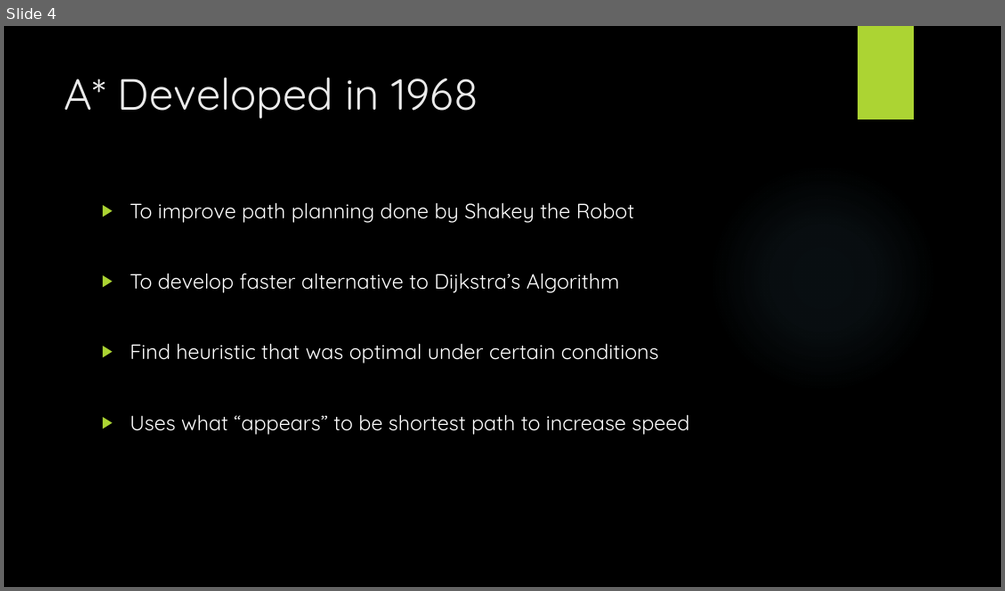
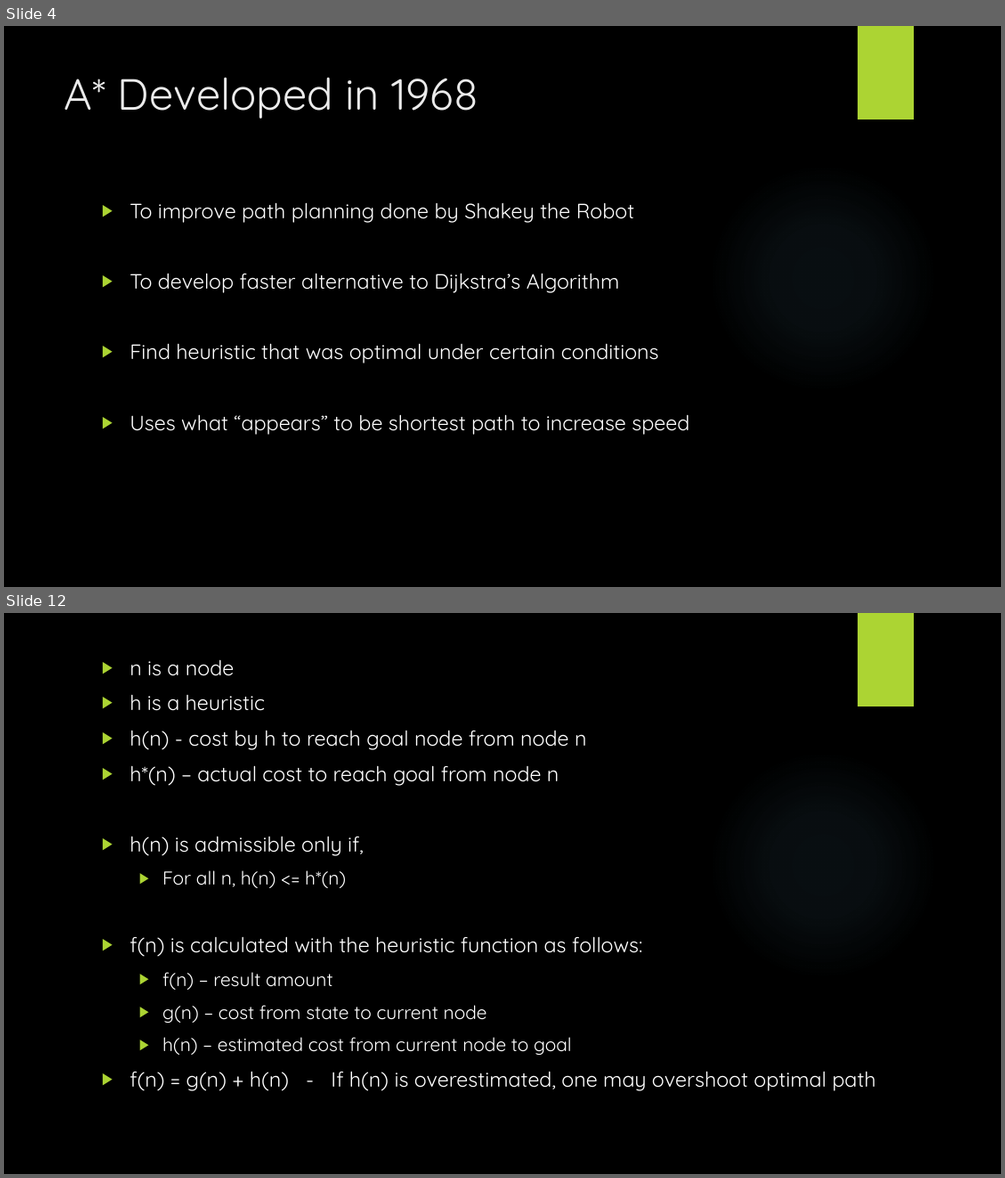
Before and after one commit to StevenPG/GraphTheoryProject2016, a slide deck: Documents/GraphTheoryPresentation.pptx. Shown one above the other, each under a label of ours: slide 4 before the commit, slides 4 and 12 after it; the slides between them are not shown. The pictures are 1005x591 and 1005x1178 pixels, drawn with LibreOffice and Linux fonts; fonts in the diff are those of the drawing; background and template pictures are left out. Boxes give left, top, right and bottom in pixels: in the first picture for what was removed or moved away, otherwise in the second. Text is boxed around its words. In the diff, an @@ line names an element or a change of style, - is before the commit and + after.

```diff
--- a/Documents/GraphTheoryPresentation.pptx
+++ b/Documents/GraphTheoryPresentation.pptx
@@ slide 12 added at box(4, 613, 1001, 1174), background picture (left out); not listed: 2 template elements that a slide beside it also shows @@
@@ text added at box(129, 660, 875, 1091), 20 pt, text #FFFFFF @@
+▶ n is a node
+▶ h is a heuristic
+▶ h(n) - cost by h to reach goal node from node n
+▶ h*(n) – actual cost to reach goal from node n
+▶ h(n) is admissible only if,
+  ▶ For all n, h(n) <= h*(n)
+▶ f(n) is calculated with the heuristic function as follows:
+  ▶ f(n) – result amount
+  ▶ g(n) – cost from state to current node
+  ▶ h(n) – estimated cost from current node to goal
+▶ f(n) = g(n) + h(n) - If h(n) is overestimated, one may overshoot optimal path
```
Also in this commit, not shown: 2 slides changed, 6 other slides added, 2 other files.
